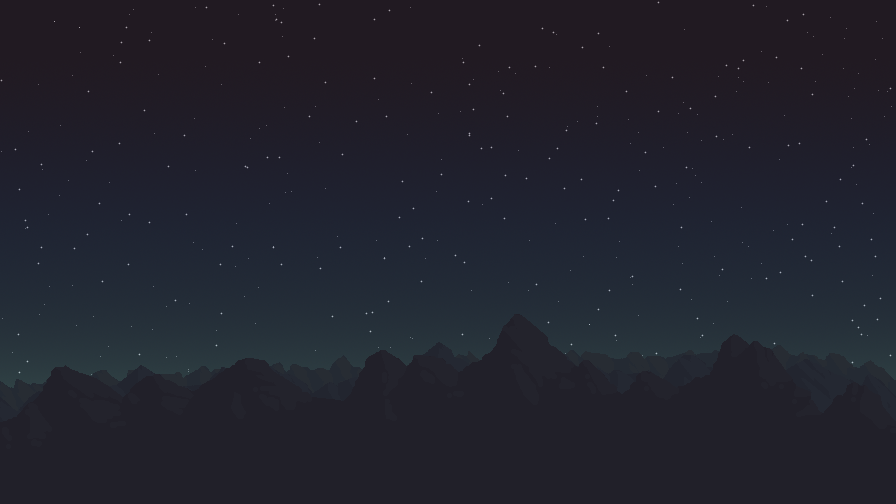
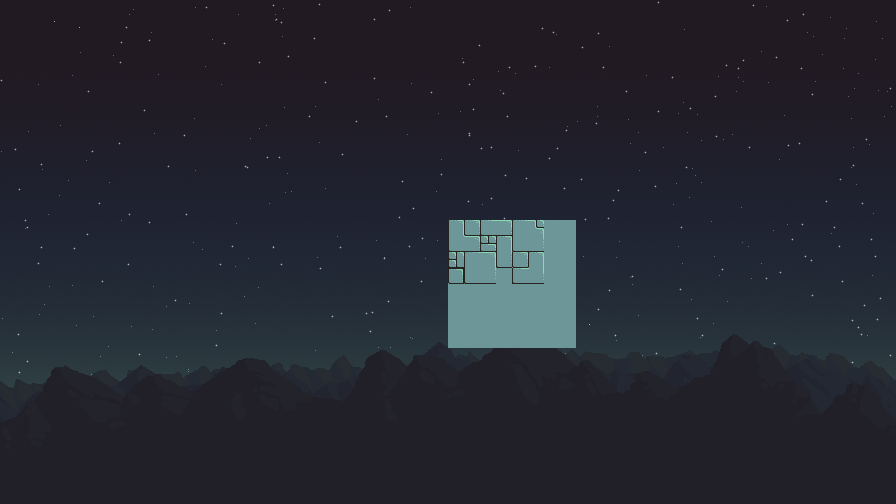
Layered file, before and after one edit (896x504). Changes by layer:
added group "tiles" with 5 layers above "mountains" over [448,220,576,348]
added layer "Layer 6" in group "tiles" over [512,252,544,284]
added layer "s1" in group "tiles" over [448,220,576,348]
